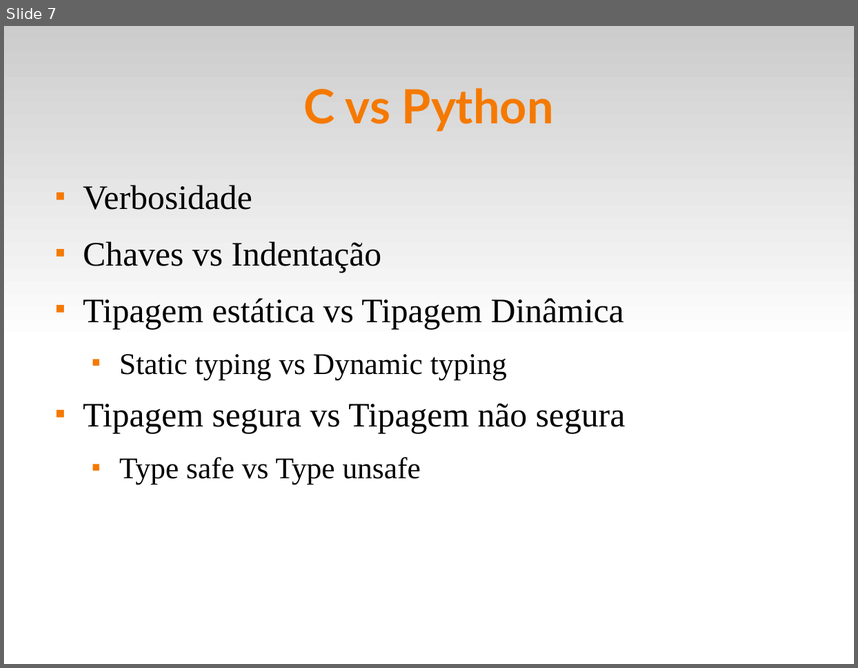
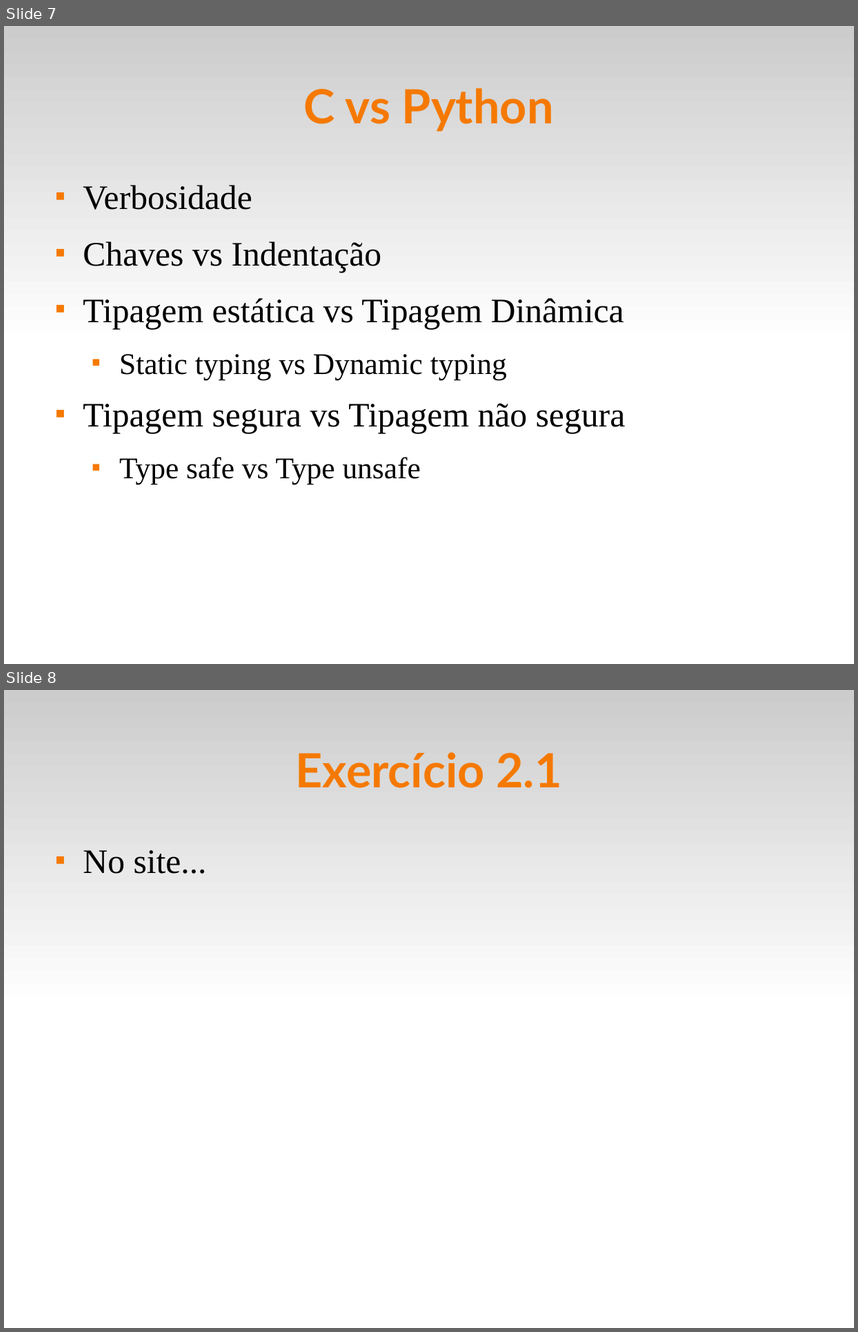
Before and after one commit to fsantanna-uerj/LP1, a slide deck: Slides/lp1-02-c.odp. Shown one above the other, each under a label of ours: slide 7 before the commit, slides 7 and 8 after it. The pictures are 858x668 and 858x1332 pixels, drawn with LibreOffice and Linux fonts; fonts in the diff are those of the drawing. Boxes give left, top, right and bottom in pixels: in the first picture for what was removed or moved away, otherwise in the second. Text is boxed around its words. In the diff, an @@ line names an element or a change of style, - is before the commit and + after.

```diff
--- a/Slides/lp1-02-c.odp
+++ b/Slides/lp1-02-c.odp
@@ slide 8 added at [4,690,854,1328], background #FFFFFF; not listed: 1 template element that a slide beside it also shows @@
@@ title added at [296,752,562,788], 44 pt, text #F57900, bold @@
+Exercício 2.1
@@ text added at [83,850,207,874], 32 pt, text #000000 @@
+■ No site...
```
Also in this commit, not shown: 1 slide changed, 3 other files.
